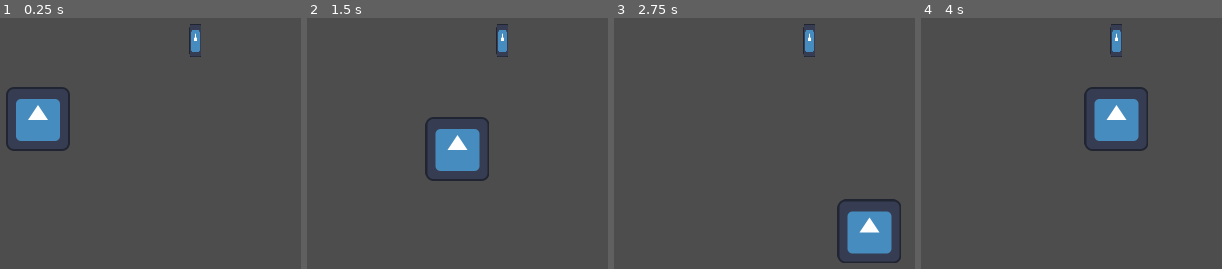
Above: before the commit, frames 1-4 (left to right).
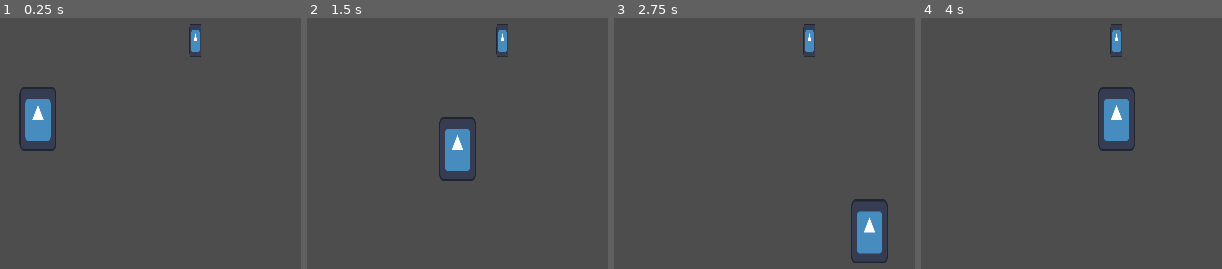
Above: after the commit, the same moments.

Repository: MasterGar1/sugaming-game-jam-2024
Game: Godot game, scene res://rooms/room_base.tscn
Two runs of this game, one before a commit and one after it. Both use one fixed random seed, a clock stepped at 60 frames per second and the inputs below. The engine's default icon, where the game draws it, is replaced by a stand-in: a white triangle on a blue panel in a dark square.
Inputs:
- Up to frame 1 (0.25 s): no input
- Up to frame 2 (1.5 s): tap Enter at 0.5 s; hold Right (move_right) 0.53-1.28 s; hold Down (move_down) from 1.28 s (still down)
- Up to frame 3 (2.75 s): release Down (move_down) at 2.03 s; hold Right (move_right) from 2.03 s (still down)
- Up to frame 4 (4 s): release Right (move_right) at 2.78 s; hold Up (move_up) 2.78-3.53 s; hold Left (move_left) from 3.53 s (still down)

The runs differ from the first frame. In frame 1, 1.7% of the frame differs, in the area x 1-24%, y 27-53%; in frame 2, 1.8%; in frame 3, 1.8%, in the area x 74-96%, y 72-98%; in frame 4, 1.8%.

Commit message:
Set wrench position when held

Diff:
--- a/player/player.gd
+++ b/player/player.gd
@@ -5,6 +5,8 @@
 @onready var animation_player = $AnimationPlayer
 @onready var animation_tree = $AnimationTree
 @onready var animation_state = animation_tree.get("parameters/playback")
+
+@onready var sprite = $Sprite2D
 
 var state : int = MOVE
 
@@ -27,4 +29,12 @@
 func move(delta):
 	var input_direction : Vector2 = Input.get_vector("move_left", "move_right", "move_up", "move_down")
 	velocity = input_direction * SPEED * delta
+
+	var hold_pos = find_child("HoldPosition")
+	if hold_pos != null && input_direction != Vector2.ZERO:
+		var offset = Vector2(0, -20)
+		hold_pos.look_at(position)
+		#hold_pos.set_rotatd
+		hold_pos.set_position(input_direction.normalized() * 40)
+
 	move_and_collide(velocity)
--- a/player/player.tscn
+++ b/player/player.tscn
@@ -14,6 +14,7 @@
 
 [node name="Sprite2D" type="Sprite2D" parent="."]
 position = Vector2(0, -46)
+scale = Vector2(0.578125, 1)
 texture = ExtResource("2_f36bw")
 
 [node name="CollisionShape2D" type="CollisionShape2D" parent="."]
@@ -24,3 +25,6 @@
 tree_root = SubResource("AnimationNodeStateMachine_3ijua")
 
 [node name="AnimationPlayer" type="AnimationPlayer" parent="."]
+
+[node name="HoldPosition" type="Marker2D" parent="."]
+position = Vector2(38, -1)
--- a/player/wrench.gd
+++ b/player/wrench.gd
@@ -1,5 +1,4 @@
 extends Area2D
-
 
 # Called when the node enters the scene tree for the first time.
 func _ready():
@@ -12,6 +11,12 @@
 
 
 func _on_body_entered(body):
-	if body is CharacterBody2D:
-		call_deferred("reparent", body)
+	var hold_pos = body.find_child("HoldPosition")
+
+	if hold_pos != null && hold_pos.get_children().size() == 0 && body is CharacterBody2D:
+		call_deferred("get_picked_up", hold_pos)
 		print("Picked up!")
+
+func get_picked_up(body) :
+	reparent(body)
+	position = Vector2.ZERO
Not shown: 1 places in player/wrench.tscn that only renumber resources
Not shown: 1 places in rooms/room_base.tscn that only renumber resources
